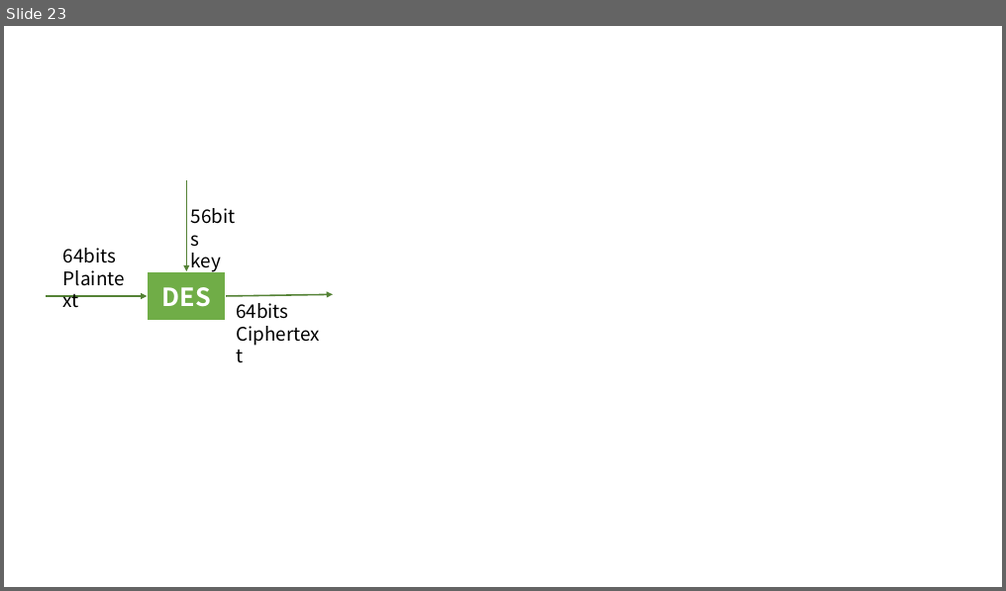
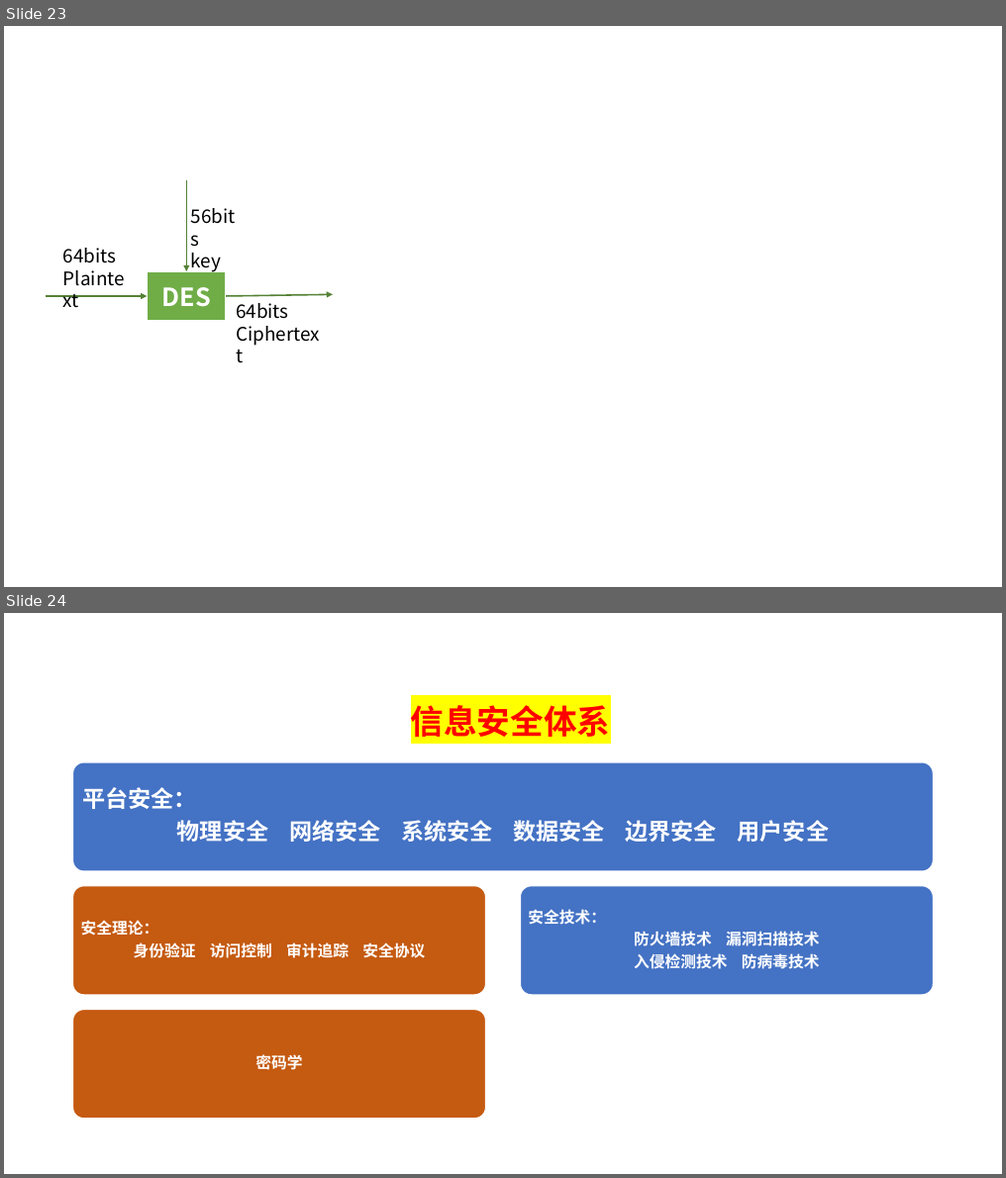
Before and after one commit to guofei9987/a, a slide deck: computer/cipher/cipher.pptx. Shown one above the other, each under a label of ours: slide 23 before the commit, slides 23 and 24 after it. The pictures are 1006x591 and 1006x1178 pixels, drawn with LibreOffice and Linux fonts; fonts in the diff are those of the drawing. Boxes give left, top, right and bottom in pixels: in the first picture for what was removed or moved away, otherwise in the second. Text is boxed around its words. In the diff, an @@ line names an element or a change of style, - is before the commit and + after.

Commit message:
update

```diff
--- a/computer/cipher/cipher.pptx
+++ b/computer/cipher/cipher.pptx
@@ slide 24 added at <box>4,613,1002,1174</box>, background #FFFFFF @@
@@ text added at <box>411,705,611,737</box>, 32 pt, text #FF0000, bold @@
+信息安全体系
@@ group added at <box>73,762,933,1118</box>: 4 rounded rectangles, 4 texts @@
+平台安全：
+物理安全 网络安全 系统安全 数据安全 边界安全 用户安全
+安全理论：
+身份验证 访问控制 审计追踪 安全协议
+密码学
+安全技术：
+防火墙技术 漏洞扫描技术
+入侵检测技术 防病毒技术
```
Also in this commit, not shown: 11 other slides added.
